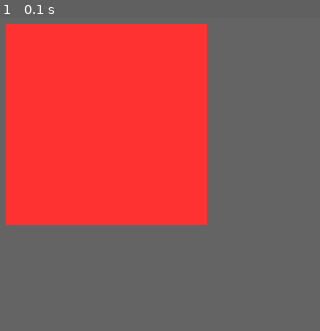
Above: before the commit, frame 1.
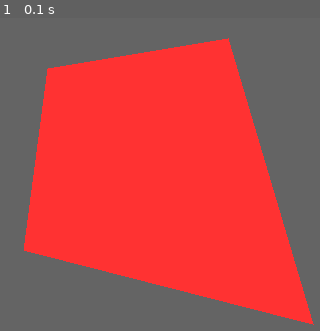
Above: after the commit, the same moment.

Repository: aaronpwinter/3d_space
Game: pygame game, started from pygame_example.py
Two runs of this game, one before a commit and one after it. Both use one fixed random seed, a clock stepped at 60 frames per second and the inputs below.
Inputs:
- Up to frame 1 (0.1 s): no input

The runs differ from the first frame. In frame 1, 37% of the frame differs, in the area x 1-99%, y 1-99%.

Commit message:
i think the rotation stuff worked

Diff:
--- a/camera.py
+++ b/camera.py
@@ -7,11 +7,11 @@
     '''
     Will convert a point in 3D space to a point on a 2D plane.
     Will basically:
-        Subtract target vector by location. Location also represents where your screen is.
+        Subtract target vector by location. Location also represents where the focus point screen is.
         Rotate target vector by rotation (inverse)
-        Find where on x,y plane the line between the target vector and focus land
+        Find where on x,y plane the line between the target vector and focus (not the same as location) land
     '''
-    def __init__(self, location: Vector = Vector(0,0,0), focus: Vector = Vector(*_DEFAULT_FOCUS),
+    def __init__(self, location: Vector = Vector(0,0,-100), focus: Vector = Vector(*_DEFAULT_FOCUS),
                         rotation: Rotation = Rotation(0,0,0)):
         assert location.dimension() == 3
         assert focus.dimension() == 3
@@ -26,11 +26,18 @@
         assert v.dimension() == 3
         trans_v = v - self._loc #Move it relative to the screen's location
         trans_v = self._rot/trans_v #Rotate it (inverse)
+        trans_v = trans_v + self._focus
 
         intersection_finder = trans_v - self._focus #Vector from focus to translated vector
         #Now, intersection is when z=0, and z=0 at -self._focus[z]/intersection_finder[z]
         fraction = (-self._focus[2])/intersection_finder[2]
         return Vector(fraction*intersection_finder[0], fraction*intersection_finder[1])
+
+    def move_focus(self, v: vector):
+        '''
+        This will just make the camera look funny - mainly for experimental purposes.
+        '''
+
 
 
 if __name__ == '__main__':
--- a/pygame_example.py
+++ b/pygame_example.py
@@ -55,7 +55,7 @@
         Runs everything before the main loop (and after __init__)
         '''
         #Camera Stuffs
-        rotation = Rotation(0,0,0)
+        rotation = Rotation(.2,.2,0)
         self._cam = Camera(rotation = rotation)
 
         #Example shapes
--- a/rotation.py
+++ b/rotation.py
@@ -9,7 +9,7 @@
     Rotation order is the order in which you will rotate around the axises (?),
       defaulting to y -> x -> z
     '''
-    def __init__(self, x: float, y: float, z: float, rotation_order: (int) = (1,0,2)):
+    def __init__(self, x: float, y: float, z: float, rotation_order: (int) = (2,0,1)):
         self._x = x
         self._y = y
         self._z = z
